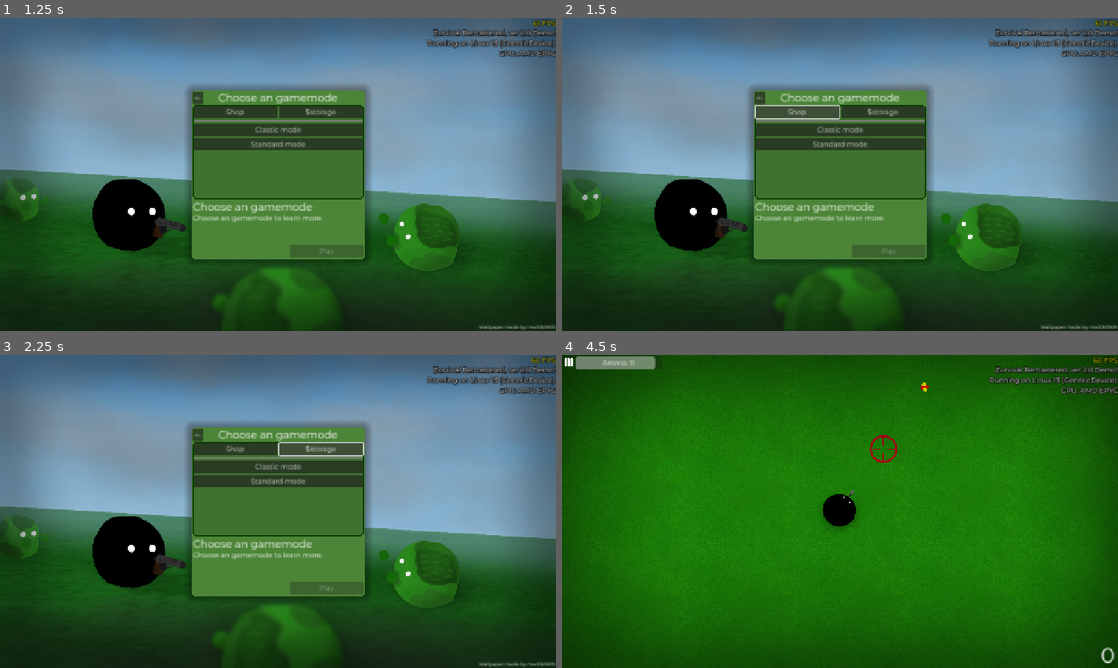
Above: before the commit, frames 1-4 (two rows, left to right).
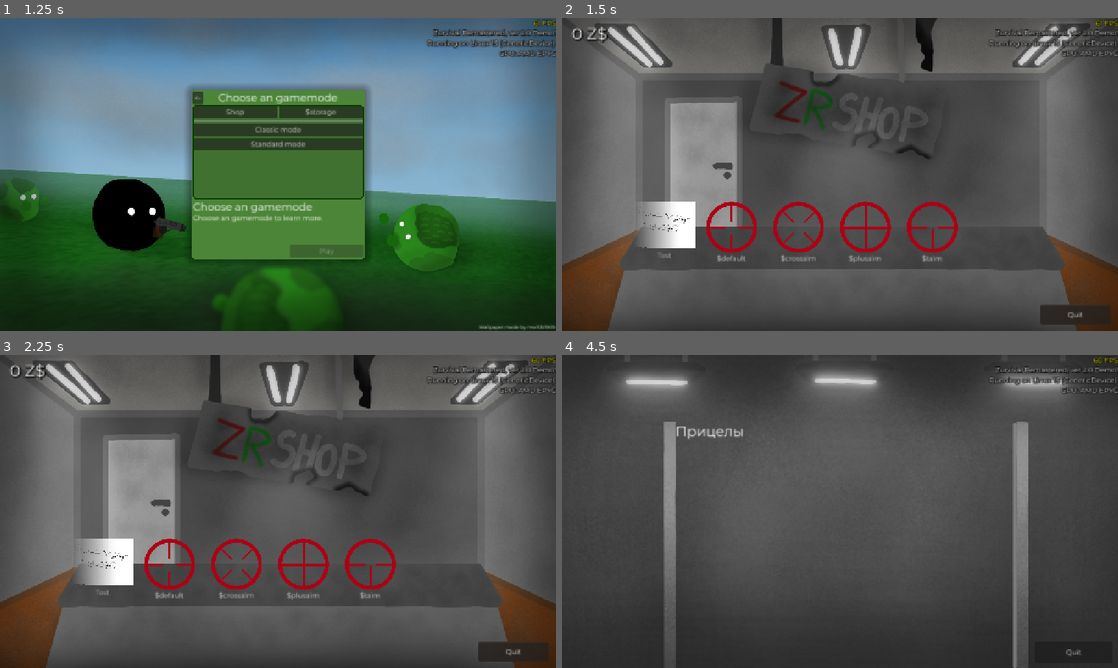
Above: after the commit, the same moments.

Repository: klodskateam/zurvival-remastered
Game: Godot game, scene res://menu.tscn
The game is run twice, just before and just after one commit, with the same random seed, the same clock (stepped at 60 frames per second) and the same inputs.
Inputs (mouse positions are in pixels of both pictures, inside the frame that each line leads up to):
- Up to frame 1 (1.25 s): click "Play" at 0.5 s
- Up to frame 2 (1.5 s): click "Shop" at 1.25 s
- Up to frame 3 (2.25 s): click (322, 448) at 2 s, where only the run before the commit has a clickable "$storage"
- Up to frame 4 (4.5 s): click "Classic mode" (after the commit: "Quit") at 2.75 s; click "Play" at 3.5 s; click (884, 448) at 4.25 s, where only the run after the commit has a clickable "$storage"

Frame 1 is identical in both runs. In frame 2, 97% of the frame differs, in the area x 0-100%, y 0-100%; in frame 3, 97%; in frame 4, 99%.
Error before the commit: Invalid assignment of property or key 'GMNAME' with value of type 'Nil' on a base object of type 'CanvasLayer'. (res://buttongamemode.gd:13)

Commit message:
я что-то сделал ура

Diff:
--- a/gamemode.gd
+++ b/gamemode.gd
@@ -54,3 +54,11 @@
 func change_info():
 	$UI/Control/Panel/gamemodename.text = str(GMNAME)
 	$UI/Control/Panel/gamemodedesc.text = str(GMDESC)
+
+
+func _on_shopbtn_pressed() -> void:
+	get_tree().change_scene_to_file("res://shop.tscn")
+
+
+func _on_storagebtn_pressed() -> void:
+	get_tree().change_scene_to_file("res://storage.tscn")
--- a/gamemode.tscn
+++ b/gamemode.tscn
@@ -1,9 +1,8 @@
-[gd_scene load_steps=5 format=3 uid="uid://bpgtpnc1odi4f"]
+[gd_scene load_steps=4 format=3 uid="uid://bpgtpnc1odi4f"]
 
 [ext_resource type="PackedScene" uid="uid://db8yny8uiwun1" path="res://background.tscn" id="1_gxgwd"]
 [ext_resource type="Script" uid="uid://bcvdhtfrjqpw8" path="res://gamemode.gd" id="1_x7xra"]
 [ext_resource type="Theme" uid="uid://d2wr8qi0mdxxq" path="res://ui.tres" id="2_7rmfm"]
-[ext_resource type="PackedScene" uid="uid://20ujgybixt7t" path="res://buttongamemode.tscn" id="4_uitb6"]
 
 [node name="gamemode" type="Node2D"]
 script = ExtResource("1_x7xra")
@@ -53,12 +52,12 @@
 size_flags_vertical = 4
 alignment = 1
 
-[node name="Button" parent="UI/Control/Panel/ScrollContainer/VBoxContainer/HBoxContainer" instance=ExtResource("4_uitb6")]
+[node name="ShopButton" type="Button" parent="UI/Control/Panel/ScrollContainer/VBoxContainer/HBoxContainer"]
 layout_mode = 2
 size_flags_horizontal = 3
 text = "$shop"
 
-[node name="Button2" parent="UI/Control/Panel/ScrollContainer/VBoxContainer/HBoxContainer" instance=ExtResource("4_uitb6")]
+[node name="StorageButton" type="Button" parent="UI/Control/Panel/ScrollContainer/VBoxContainer/HBoxContainer"]
 layout_mode = 2
 size_flags_horizontal = 3
 text = "$storage"
@@ -113,7 +112,7 @@
 theme_override_font_sizes/font_size = 16
 text = "$placeholdergmdesc"
 
-[connection signal="pressed" from="UI/Control/Panel/ScrollContainer/VBoxContainer/HBoxContainer/Button" to="." method="_on_shopbtn_pressed"]
-[connection signal="pressed" from="UI/Control/Panel/ScrollContainer/VBoxContainer/HBoxContainer/Button2" to="." method="_on_storagebtn_pressed"]
+[connection signal="pressed" from="UI/Control/Panel/ScrollContainer/VBoxContainer/HBoxContainer/ShopButton" to="." method="_on_shopbtn_pressed"]
+[connection signal="pressed" from="UI/Control/Panel/ScrollContainer/VBoxContainer/HBoxContainer/StorageButton" to="." method="_on_storagebtn_pressed"]
 [connection signal="pressed" from="UI/Control/Panel/Back" to="." method="_on_button_pressed"]
 [connection signal="pressed" from="UI/Control/Panel/PlayButton" to="." method="_on_play_button_pressed"]
--- a/shop.tscn
+++ b/shop.tscn
@@ -1,11 +1,21 @@
-[gd_scene load_steps=10 format=3 uid="uid://c77tvaq5vklip"]
+[gd_scene load_steps=13 format=3 uid="uid://c77tvaq5vklip"]
 
 [ext_resource type="Script" uid="uid://4mjqs05v3tfk" path="res://shop.gd" id="1_aoq43"]
 [ext_resource type="Texture2D" uid="uid://boirt17seoi3l" path="res://Resources/store.png" id="1_uy4op"]
+[ext_resource type="Shader" uid="uid://4e5td3doxjwy" path="res://blur.gdshader" id="3_8kdgp"]
 [ext_resource type="Theme" uid="uid://d2wr8qi0mdxxq" path="res://ui.tres" id="3_g44lh"]
 [ext_resource type="PackedScene" uid="uid://8t6e4ir44ffr" path="res://shopitem.tscn" id="4_8ipye"]
 [ext_resource type="FontFile" uid="uid://mol2p0edntwv" path="res://Resources/Montserrat-Regular.ttf" id="5_6lah5"]
 [ext_resource type="Script" uid="uid://bmtgqikqbpbuj" path="res://zc_shop.gd" id="6_gmb2m"]
+
+[sub_resource type="ShaderMaterial" id="ShaderMaterial_myf4l"]
+shader = ExtResource("3_8kdgp")
+shader_parameter/blur_type = 0
+shader_parameter/blur_amount = 64
+shader_parameter/blur_radius = 1.0
+shader_parameter/blur_direction = Vector2(1, 1)
+
+[sub_resource type="CanvasTexture" id="CanvasTexture_p5a0g"]
 
 [sub_resource type="Gradient" id="Gradient_gmb2m"]
 interpolation_color_space = 2
@@ -43,6 +53,24 @@
 grow_vertical = 2
 theme = ExtResource("3_g44lh")
 
+[node name="TextureRect2" type="TextureRect" parent="CanvasLayer/Control"]
+material = SubResource("ShaderMaterial_myf4l")
+layout_mode = 0
+offset_left = 1101.0
+offset_top = 652.0
+offset_right = 1263.0
+offset_bottom = 696.0
+texture = SubResource("CanvasTexture_p5a0g")
+
+[node name="Button" type="Button" parent="CanvasLayer/Control"]
+layout_mode = 0
+offset_left = 1101.0
+offset_top = 652.0
+offset_right = 1263.0
+offset_bottom = 696.0
+theme = ExtResource("3_g44lh")
+text = "$quit"
+
 [node name="Label" type="Label" parent="CanvasLayer/Control"]
 layout_mode = 0
 offset_left = 22.0
@@ -58,15 +86,6 @@
 text = "0 Z$"
 justification_flags = 162
 script = ExtResource("6_gmb2m")
-
-[node name="Button" type="Button" parent="CanvasLayer/Control"]
-layout_mode = 0
-offset_left = 1101.0
-offset_top = 652.0
-offset_right = 1263.0
-offset_bottom = 696.0
-theme = ExtResource("3_g44lh")
-text = "$quit"
 
 [node name="TextureRect" type="TextureRect" parent="CanvasLayer/Control"]
 clip_children = 1
